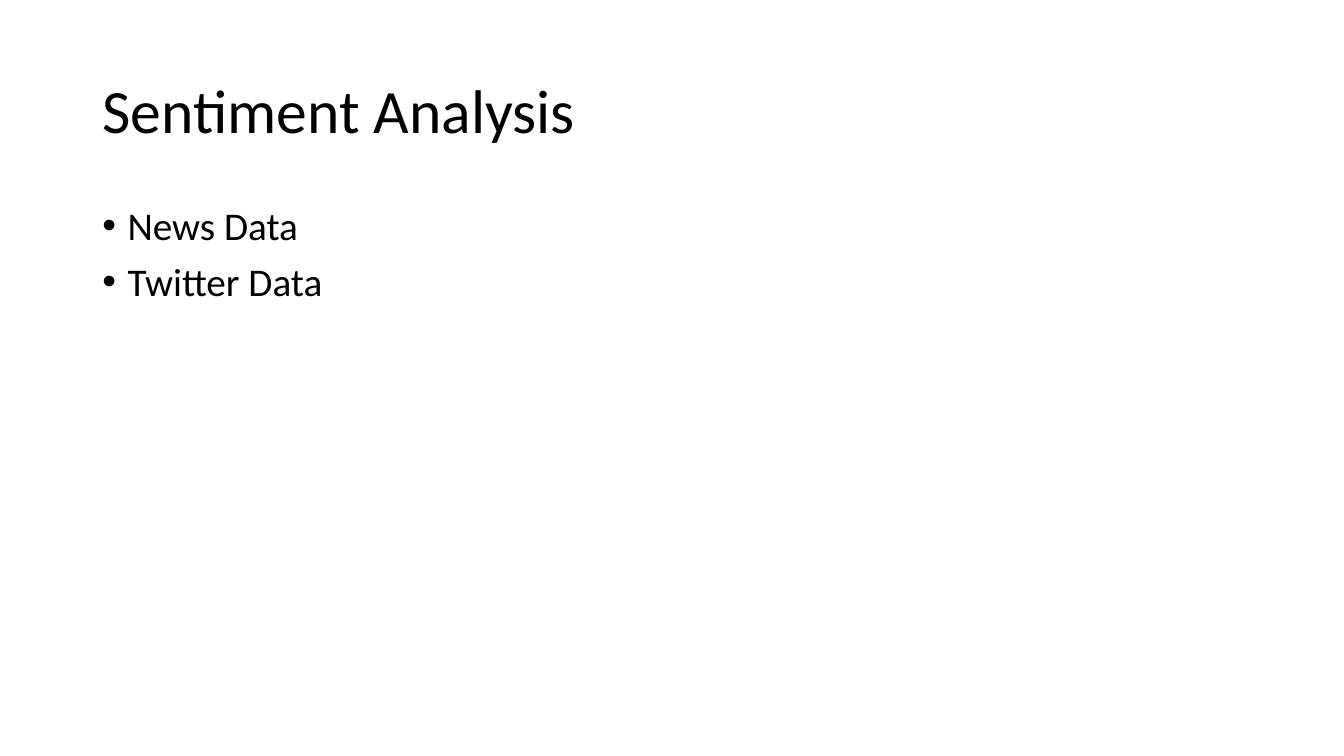
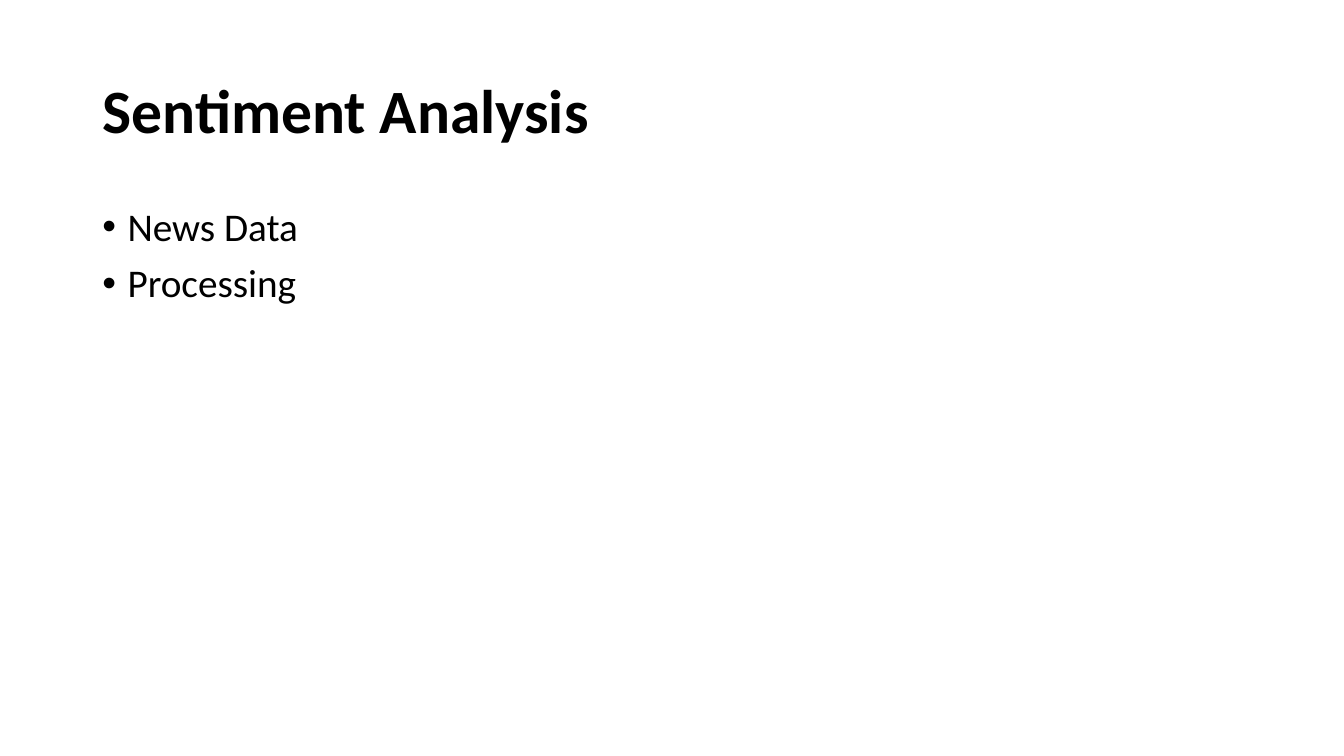
Before and after one commit to siddharthsingh89/iith-smai-project, a slide deck: slide 6 of presentation/smai_presentation.pptx (slide 4 before the commit). Drawn at 1344x756 pixels with LibreOffice and Linux fonts; fonts in the diff are those of the drawing. Boxes give left, top, right and bottom in pixels: in the first picture for what was removed or moved away, otherwise in the second. Text is boxed around its words. In the diff, an @@ line names an element or a change of style, - is before the commit and + after.

Commit message:
added a slide

```diff
--- a/presentation/smai_presentation.pptx
+++ b/presentation/smai_presentation.pptx
@@ title "Sentiment Analysis" at bbox=[102, 89, 589, 143]: bold on @@
@@ text at bbox=[128, 270, 296, 304]: text changed @@
-• Twitter Data
+• Processing
```
Also in this commit, not shown: 5 other slides changed, 4 slides added.
